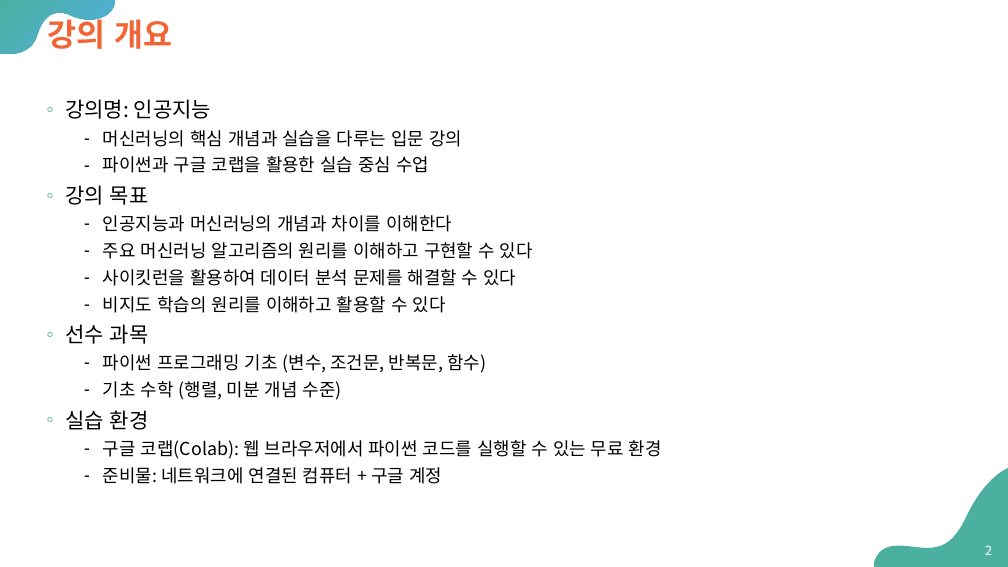
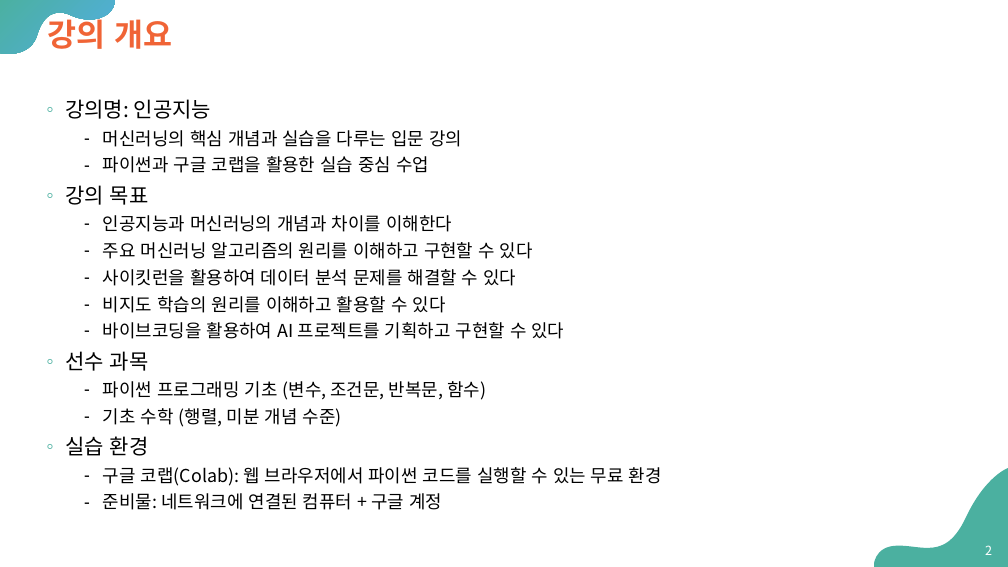
Before and after one commit to Sangdon-Park/Sangdon-Park.github.io, a slide deck: slide 2 of data/인공지능/00 - preview.pptx. Drawn at 1008x567 pixels with LibreOffice and Linux fonts; fonts in the diff are those of the drawing. Boxes give left, top, right and bottom in pixels: in the first picture for what was removed or moved away, otherwise in the second. Text is boxed around its words. In the diff, an @@ line names an element or a change of style, - is before the commit and + after.

```diff
--- a/data/인공지능/00 - preview.pptx
+++ b/data/인공지능/00 - preview.pptx
@@ text at (103, 322, 565, 339): paragraph added @@
+  ⁃ 바이브코딩을 활용하여 AI 프로젝트를 기획하고 구현할 수 있다
```
Also in this commit, not shown: 5 other slides changed, 2 other files.
